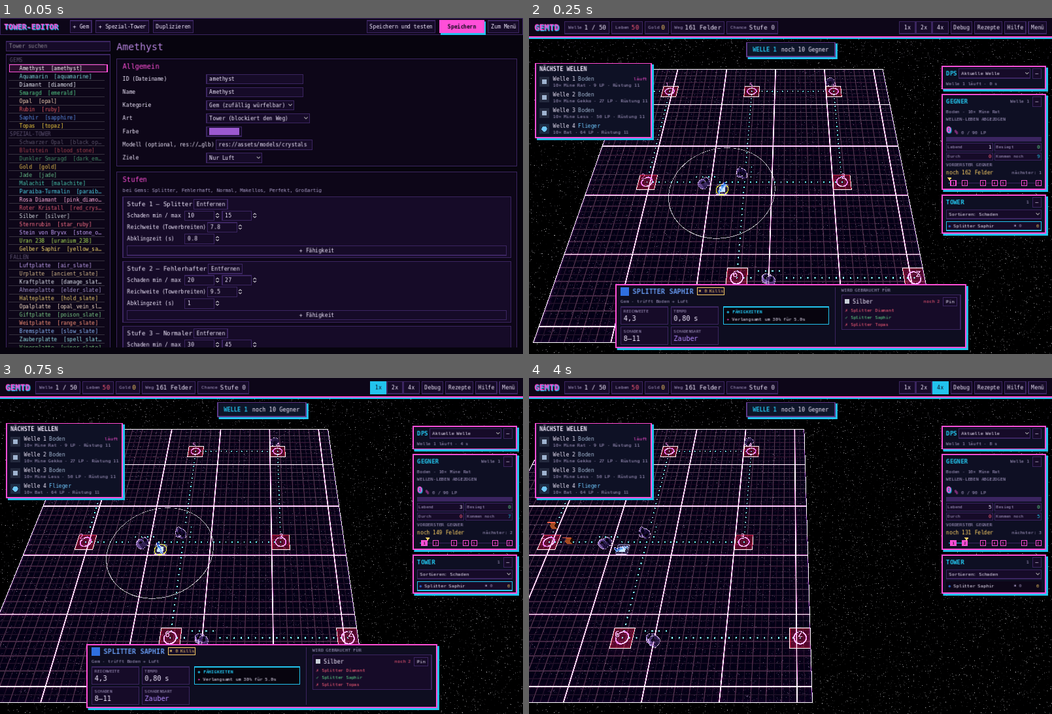
Above: before the commit, frames 1-4 (two rows, left to right).
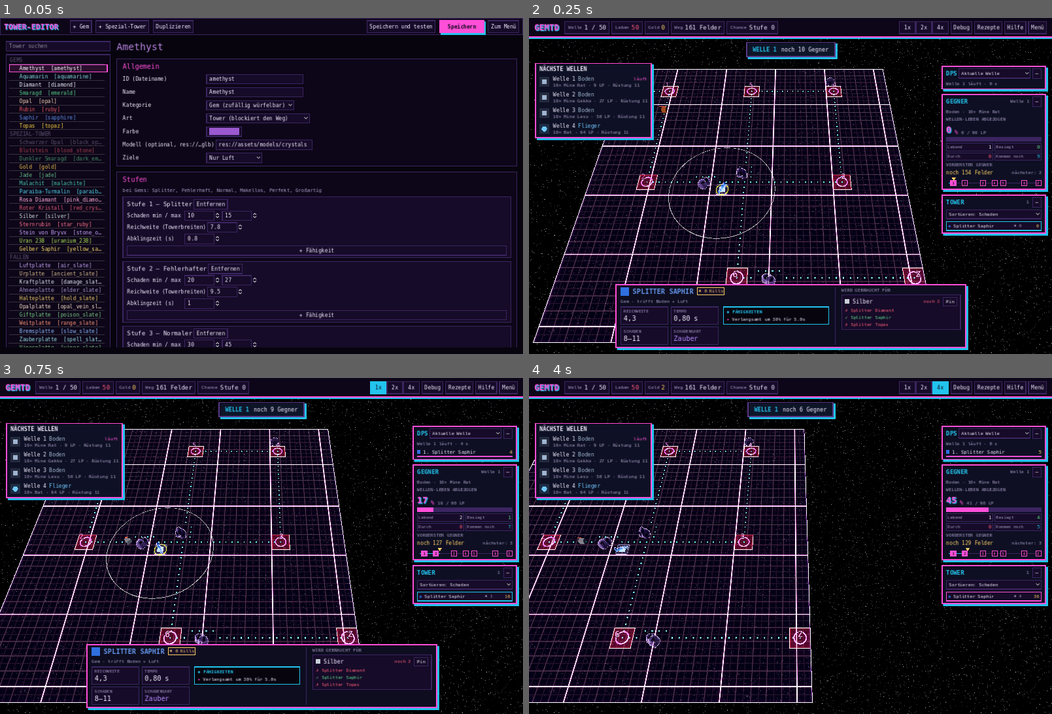
Above: after the commit, the same moments.

Repository: Tulkor/GemTD
Game: Godot game, scene res://tests/smoke_test.tscn
The game is run twice, just before and just after one commit, with the same random seed, the same clock (stepped at 60 frames per second) and the same inputs. This scene is started directly instead of the project's main scene.
Inputs (mouse positions are in pixels of both pictures, inside the frame that each line leads up to):
- Up to frame 1 (0.05 s): no input
- Up to frame 2 (0.25 s): no input
- Up to frame 3 (0.75 s): tap Enter at 0.5 s; move the mouse to (376, 529) at 0.52 s; hold D from 0.53 s (still down); tap 1 at 0.6 s; click (376, 529) at 0.67 s
- Up to frame 4 (4 s): tap Space at 0.77, 3.77 s; release D at 1.25 s; drag from (685, 562) to (764, 613) at 1.27 s; move the mouse to (842, 472) at 2.02 s; hold D 2.03-2.75 s; tap Z at 2.1 s; drag from (764, 613) to (633, 495) at 2.77 s; move the mouse to (947, 596) at 3.52 s; hold A from 3.53 s (still down); tap 3 at 3.6 s

Frame 1 is identical in both runs. In frame 2, less than 0.1% of the frame differs, in the area x 24-98%, y 26-50%; in frame 3, 5.0%, in the area x 23-100%, y 7-68%; in frame 4, 5.0%.

Commit message:
Schnelllauf: Gegner außerhalb jeder Tower-Reichweite laufen 8× so schnell
Gilt auf allen Maps und in jeder Zone. Kleine Schritte mit genauem Halt am
Rand einer Reichweite, Gift zählt als abgedeckt. Faktor in balance.json.

Co-Authored-By: Claude Opus 5.5 (1M context) <noreply@anthropic.com>
Claude-Session: https://claude.ai/code/session_01TQZfqhkrKha1HFCsvak4Bp

Diff:
--- a/data/balance.json
+++ b/data/balance.json
@@ -8,6 +8,7 @@
 		"max_bonus": 1.2
 	},
 	"min_slowed_speed": 1.72,
+	"idle_speed_factor": 8,
 	"gold_income_factor": 0.7,
 	"score": {
 		"wave_base": 100,
--- a/scripts/game/enemy.gd
+++ b/scripts/game/enemy.gd
@@ -28,6 +28,8 @@
 var dead := false
 
 var slow_factor := 0.0
+## Tempo-Faktor außerhalb jeder Tower-Reichweite (balance.json → idle_speed_factor), sonst 1
+var boost := 1.0
 var slow_time := 0.0
 var poison_dps := 0.0
 var poison_time := 0.0
@@ -119,6 +121,54 @@
 		stack_time -= delta
 		if stack_time <= 0.0:
 			stacks = 0.0
+	# Wo kein Tower hinreicht, gibt es nichts zu sehen: dort laufen Gegner schneller (weniger Wartezeit).
+	# In kleinen Schritten, damit sie keine Reichweite (z. B. eine Falle) überspringen; wer hineinläuft,
+	# hält genau am Rand an und geht den Rest des Bilds normal schnell. Ohne die genaue Stelle stünde er
+	# bis zu einem Schritt tief in der Reichweite und wäre entsprechend kürzer darin.
+	boost = 1.0 if game == null or game.is_covered(self) else game.idle_speed_factor()
+	if boost > 1.0:
+		var left := move * boost
+		while left > 0.0 and path_index < path.size():
+			var step := minf(left, BOOST_STEP)
+			var before := [pos, path_index, traveled, rotation.y]
+			_advance(step)
+			if game.is_covered(self):
+				var lo := 0.0
+				var hi := step
+				for i in 5:
+					var mid := (lo + hi) / 2.0
+					_restore(before)
+					_advance(mid)
+					if game.is_covered(self):
+						hi = mid
+					else:
+						lo = mid
+				_restore(before)
+				_advance(hi)
+				boost = 1.0
+				_advance((left - hi) / game.idle_speed_factor())
+				break
+			left -= step
+	else:
+		_advance(move)
+	_sync_position()
+	_update_visual()
+	if path_index >= path.size():
+		dead = true
+		game.on_enemy_leaked(self)
+
+
+const BOOST_STEP := 0.5   ## kleiner als eine Falle breit ist (1,5)
+
+
+func _restore(state: Array) -> void:
+	pos = state[0]
+	path_index = state[1]
+	traveled = state[2]
+	rotation.y = state[3]
+
+
+func _advance(move: float) -> void:
 	while move > 0.0 and path_index < path.size():
 		var target := path[path_index]
 		var dist := pos.distance_to(target)
@@ -133,11 +183,6 @@
 			traveled += move
 			move = 0.0
 			rotation.y = atan2(-dir.x, -dir.y)
-	_sync_position()
-	_update_visual()
-	if path_index >= path.size():
-		dead = true
-		game.on_enemy_leaked(self)
 
 
 ## Tempo gerade jetzt: Verlangsamung drückt nicht unter die Mindestgeschwindigkeit (WC3: 220),
@@ -145,7 +190,7 @@
 func current_speed() -> float:
 	if stun_time > 0.0:
 		return 0.0
-	return slowed_speed() if slow_time > 0.0 else speed
+	return (slowed_speed() if slow_time > 0.0 else speed) * boost
 
 
 ## Tempo unter der aktuellen Verlangsamung (nie unter min_slowed_speed).
--- a/scripts/game/game.gd
+++ b/scripts/game/game.gd
@@ -112,6 +112,8 @@
 var setup_done := true
 var net_panel: NetPanel = null
 var _next_enemy_id := 1
+var _cover: Array = []     ## is_covered: [Tower, größte Reichweite] dieses Bilds
+var _cover_frame := -1
 
 
 func _ready() -> void:
@@ -1271,6 +1273,39 @@
 		enemies.append(e)
 
 
+## Ist der Gegner in Reichweite eines Towers, der ihn angreifen oder mit einer Aura treffen kann?
+## Wirkt noch Gift, zählt das auch: sonst liefe er mit dem Gift schneller ins Ziel als ohne Schnelllauf.
+func is_covered(e: Enemy) -> bool:
+	if e.poison_time > 0.0:
+		return true
+	var frame := Engine.get_process_frames()
+	if frame != _cover_frame:
+		# Einmal pro Bild: Tower, die überhaupt etwas erreichen, mit ihrer größten Reichweite
+		_cover_frame = frame
+		_cover = []
+		for t in all_towers():
+			var reach := maxf(t.range_cells() if t.can_attack() else 0.0, t._aura_radius())
+			if t.can_attack() and t.stats.has("range_air"):
+				reach = maxf(reach, float(t.stats.range_air))
+			if reach > 0.0:
+				_cover.append([t, reach + 1.5])
+	for c in _cover:
+		var t: Tower = c[0]
+		if not is_instance_valid(t) or e.pos.distance_squared_to(t.pos) > c[1] * c[1]:
+			continue
+		if t.can_attack() and t.can_target(e) and t.in_range(e):
+			return true
+		var aura := t.enemy_aura_radius(e)
+		if aura > 0.0 and e.pos.distance_to(t.pos) <= aura:
+			return true
+	return false
+
+
+## Tempo-Faktor für Gegner, die gerade kein Tower erreicht.
+func idle_speed_factor() -> float:
+	return maxf(float(Database.balance.get("idle_speed_factor", 1.0)), 1.0)
+
+
 func find_targets(t: Tower, count: int) -> Array:
 	var list := enemies.filter(func(e): return not e.dead and t.can_target(e) and t.in_range(e))
 	list.sort_custom(func(a, b): return a.traveled > b.traveled)
--- a/scripts/game/tower.gd
+++ b/scripts/game/tower.gd
@@ -379,6 +379,19 @@
 
 func _square_hitbox() -> bool:
 	return is_trap() and range_cells() <= Board3D.TRAP_CELLS * Board3D.CELL
+
+
+## Größter Radius einer Aura, die auf diesen Gegner wirkt (Brand, Verlangsamung, Rüstung), 0 = keine.
+func enemy_aura_radius(e) -> float:
+	var r := 0.0
+	for ab in abilities():
+		if not str(ab.get("type", "")) in ["burn_aura", "slow_aura", "armor_aura"]:
+			continue
+		var mode := str(ab.get("targets", target_mode()))
+		if (mode == "air" and not e.flying) or (mode == "ground" and e.flying):
+			continue
+		r = maxf(r, float(ab.radius))
+	return r
 
 
 func _aura_radius() -> float:
--- a/tests/smoke_test.gd
+++ b/tests/smoke_test.gd
@@ -588,6 +588,7 @@
 	await _coop_sync_test()
 	await _setup_test()
 	await _maul_test()
+	await _idle_speed_test()
 
 	# Alle Tower-Dateien gültig
 	for id in Database.tower_ids():
@@ -1191,3 +1192,39 @@
 		n.queue_free()
 	await get_tree().process_frame
 	Session.map_path = Database.list_maps()[0].path
+
+
+## Außerhalb jeder Tower-Reichweite laufen Gegner idle_speed_factor (8×) so schnell, in Reichweite normal.
+func _idle_speed_test() -> void:
+	Session.map_path = Database.list_maps()[0].path
+	Session.map_override = null
+	var g: Node = load(Session.GAME).instantiate()
+	add_child(g)
+	await get_tree().process_frame
+	g.debug_tower = "ruby:0"
+	var t: Tower = g.place_gem(Vector2i(30, 40))
+	t.is_new = false
+	g.phase = g.Phase.WAVE
+	g._spawn_enemy(g.waves[0].groups[0])
+	var e: Enemy = g.enemies[-1]
+	e.set_process(false)
+	check(not g.is_covered(e), "Gegner am Spawn ist außer Reichweite")
+	var before: float = e.traveled
+	e._process(0.05)
+	check(is_equal_approx(e.traveled - before, e.speed * 0.05 * g.idle_speed_factor()) and e.boost == g.idle_speed_factor(),
+		"außer Reichweite %d× so schnell (%.2f Felder)" % [int(g.idle_speed_factor()), e.traveled - before])
+	e.pos = t.pos + Vector2(0.5, 0.0)
+	await get_tree().process_frame
+	check(g.is_covered(e), "neben dem Tower in Reichweite")
+	e.place_on_path(0.0)
+	# bis kurz vor die Reichweite laufen lassen: dort bremst er auf normales Tempo
+	var steps := 0
+	while not g.is_covered(e) and steps < 2000 and not e.dead:
+		e._process(0.05)
+		steps += 1
+	check(g.is_covered(e) and e.pos.distance_to(t.pos) >= t.range_cells() - 0.6, "bremst am Rand der Reichweite (%.2f von %.2f)" % [e.pos.distance_to(t.pos), t.range_cells()])
+	before = e.traveled
+	e._process(0.05)
+	check(e.boost == 1.0 and e.traveled - before <= e.speed * 0.05 + 0.001, "in Reichweite normal schnell")
+	g.queue_free()
+	await get_tree().process_frame
Not shown, changed: README.md
